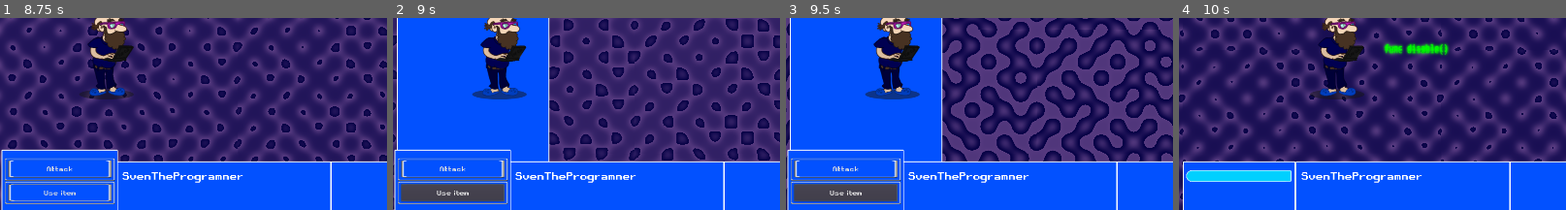
Above: before the commit, frames 1-4 (left to right).
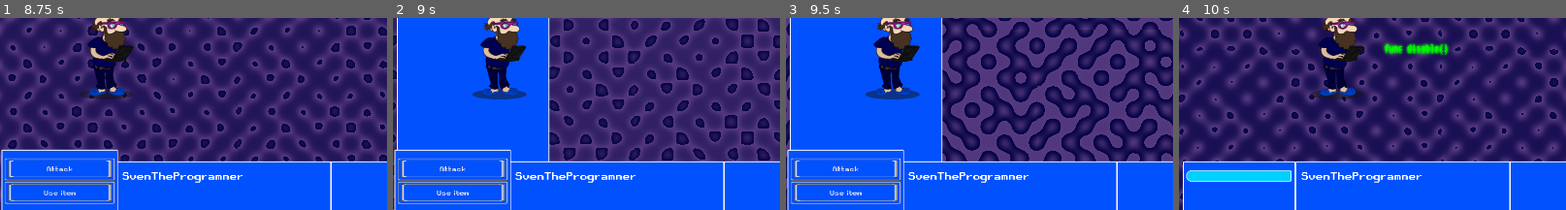
Above: after the commit, the same moments.

Repository: Alexander-Hjelm/bearded-programmer-sven
Game: Godot game, scene res://MainScene.tscn
Same seed, same stepped clock (60 frames per second), same inputs: the game is played once before the commit and once after it.
Inputs:
- Up to frame 1 (8.75 s): click "Attack" at 3.5 s
- Up to frame 2 (9 s): click "Use item" at 8.75 s
- Up to frame 3 (9.5 s): no input
- Up to frame 4 (10 s): click "Attack" at 9.5 s
The pictures show only the part of the screen within x 1-51%, y 31-81%; the shares and areas given below are measured in that part.

Frame 1 is identical in both runs. In frame 2, 2.6% of the frame differs, in the area x 2-30%, y 86-96%; in frame 3, 2.6%; in frame 4, nothing differs.

Commit message:
Add custom panels for button hover, pressed, etc

Diff:
--- a/Themes/BattleTheme.tres
+++ b/Themes/BattleTheme.tres
@@ -65,11 +65,11 @@
 Button/colors/font_color_pressed = Color( 1, 1, 1, 1 )
 Button/constants/hseparation = 2
 Button/fonts/font = SubResource( 2 )
-Button/styles/disabled = null
-Button/styles/focus = null
-Button/styles/hover = null
+Button/styles/disabled = ExtResource( 1 )
+Button/styles/focus = ExtResource( 1 )
+Button/styles/hover = ExtResource( 1 )
 Button/styles/normal = ExtResource( 1 )
-Button/styles/pressed = null
+Button/styles/pressed = ExtResource( 1 )
 Panel/styles/panel = SubResource( 3 )
 Panel/styles/panelf = null
 Panel/styles/panelnc = null
